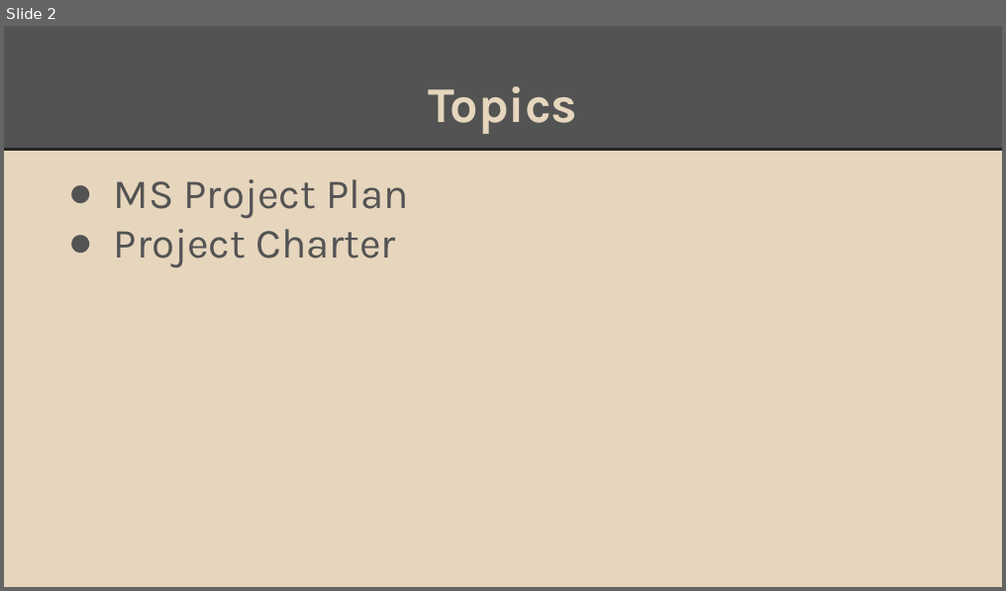
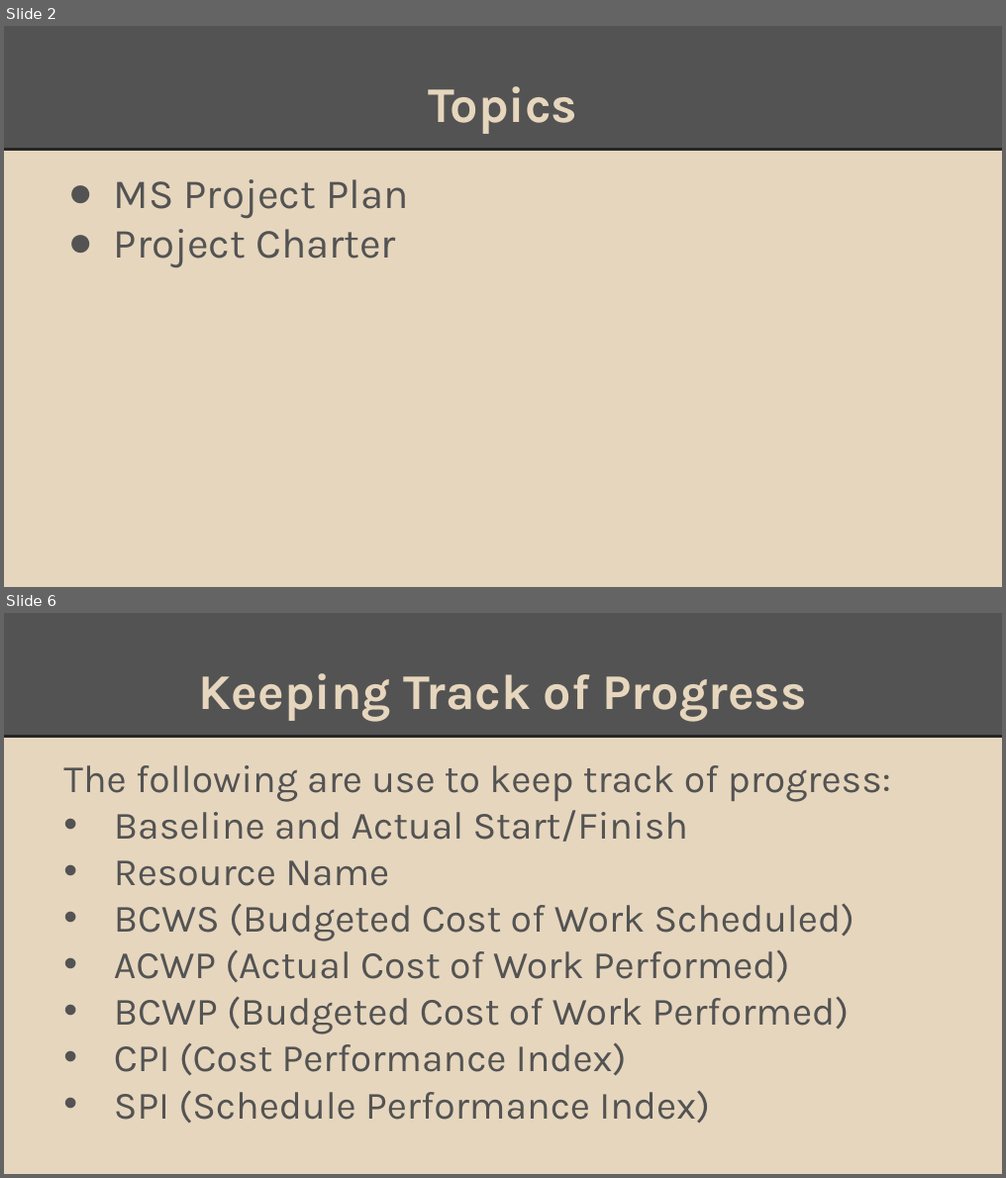
Before and after one commit to Sinmara/Senior-Design, a slide deck: Presentations/Project Charter Presentation.pptx. Shown one above the other, each under a label of ours: slide 2 before the commit, slides 2 and 6 after it; the slides between them are not shown. The pictures are 1006x591 and 1006x1178 pixels, drawn with LibreOffice and Linux fonts; fonts in the diff are those of the drawing. Boxes give left, top, right and bottom in pixels: in the first picture for what was removed or moved away, otherwise in the second. Text is boxed around its words. In the diff, an @@ line names an element or a change of style, - is before the commit and + after.

```diff
--- a/Presentations/Project Charter Presentation.pptx
+++ b/Presentations/Project Charter Presentation.pptx
@@ slide 6 added at (x1=4, y1=613, x2=1002, y2=1174), background #E6D6BD; not listed: 2 template elements that a slide beside it also shows @@
@@ title added at (x1=199, y1=673, x2=807, y2=721), 36 pt, text #E6D6BD, bold @@
+Keeping Track of Progress
@@ text added at (x1=63, y1=765, x2=891, y2=1123), 28 pt, text #535353 @@
+The following are use to keep track of progress:
+• Baseline and Actual Start/Finish
+• Resource Name
+• BCWS (Budgeted Cost of Work Scheduled)
+• ACWP (Actual Cost of Work Performed)
+• BCWP (Budgeted Cost of Work Performed)
+• CPI (Cost Performance Index)
+• SPI (Schedule Performance Index)
```
Also in this commit, not shown: 3 slides changed, 1 other slide added, 1 slide removed.
